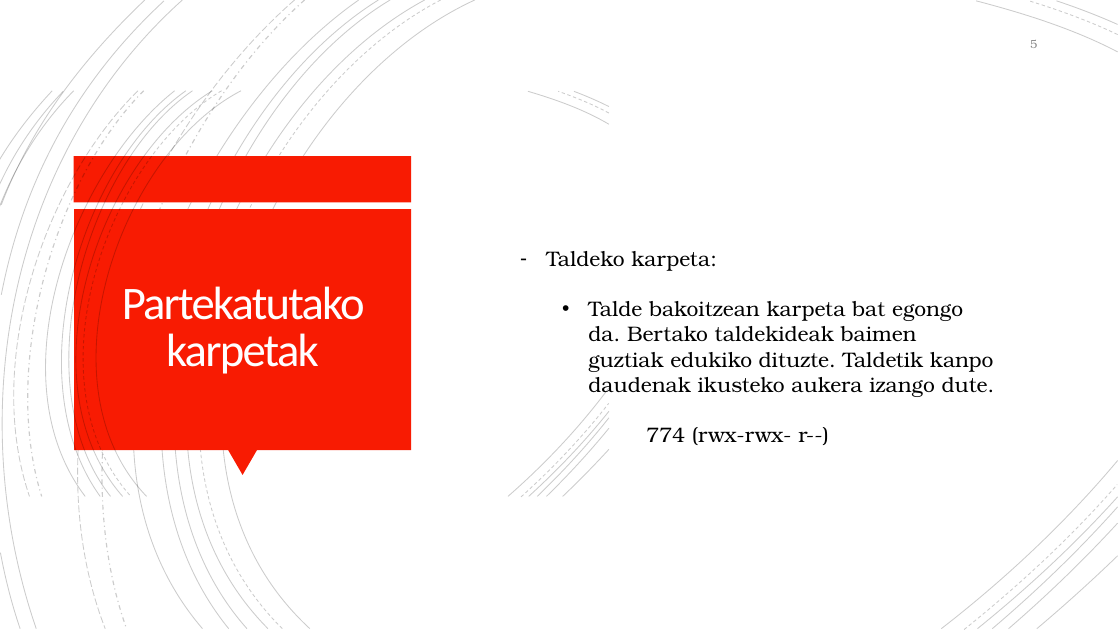
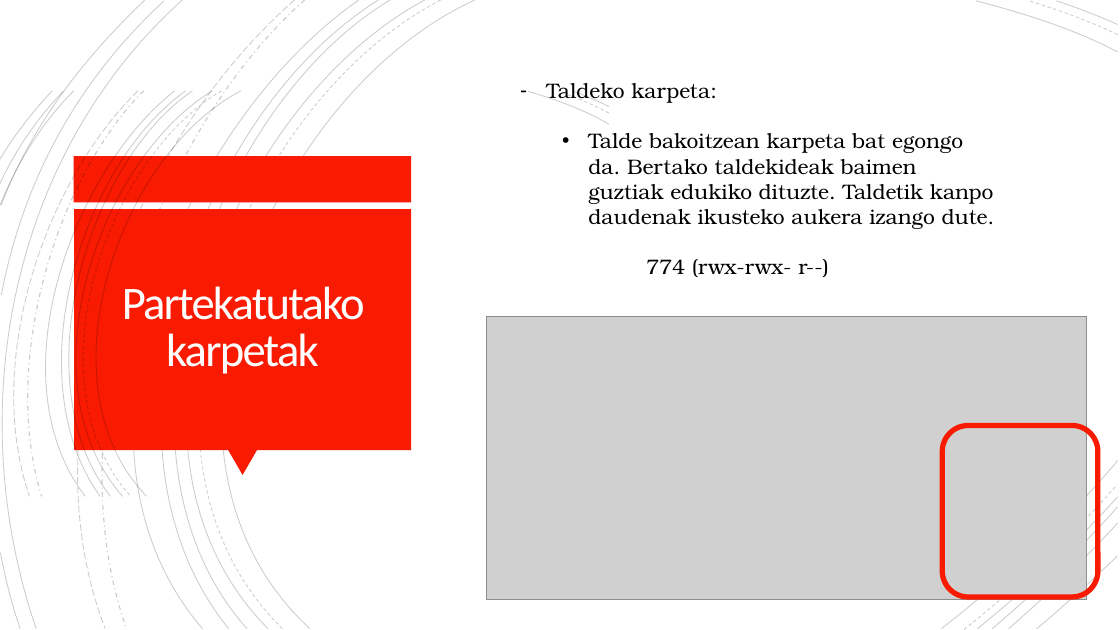
Before and after one commit to OceansForce/Erronka_5_Taldea, a slide deck: slide 5 of Aurkezpena/AurkezpenaTaldea5.pptx. Drawn at 1120x630 pixels with LibreOffice and Linux fonts; fonts in the diff are those of the drawing; grey boxes stand for pictures; background and template pictures are left out. Boxes give left, top, right and bottom in pixels: in the first picture for what was removed or moved away, otherwise in the second. Text is boxed around its words. In the diff, an @@ line names an element or a change of style, - is before the commit and + after.

```diff
--- a/Aurkezpena/AurkezpenaTaldea5.pptx
+++ b/Aurkezpena/AurkezpenaTaldea5.pptx
@@ text "Taldeko karpeta:": place and size @@
-text "Taldeko karpeta:" at [546, 251, 995, 445]
+text "Taldeko karpeta:" at [546, 83, 995, 277]
@@ page number removed at [1030, 40, 1037, 48] @@
-5
@@ picture added at [486, 317, 1086, 600] @@
@@ rounded rectangle added at [943, 425, 1098, 597], outline #F81B02 4.5 pt @@
@@ group removed at [508, 388, 609, 497]: 6 freeform shapes @@
```
Also in this commit, not shown: 5 other slides changed, 1 slide added, 1 slide removed, 3 other files.
